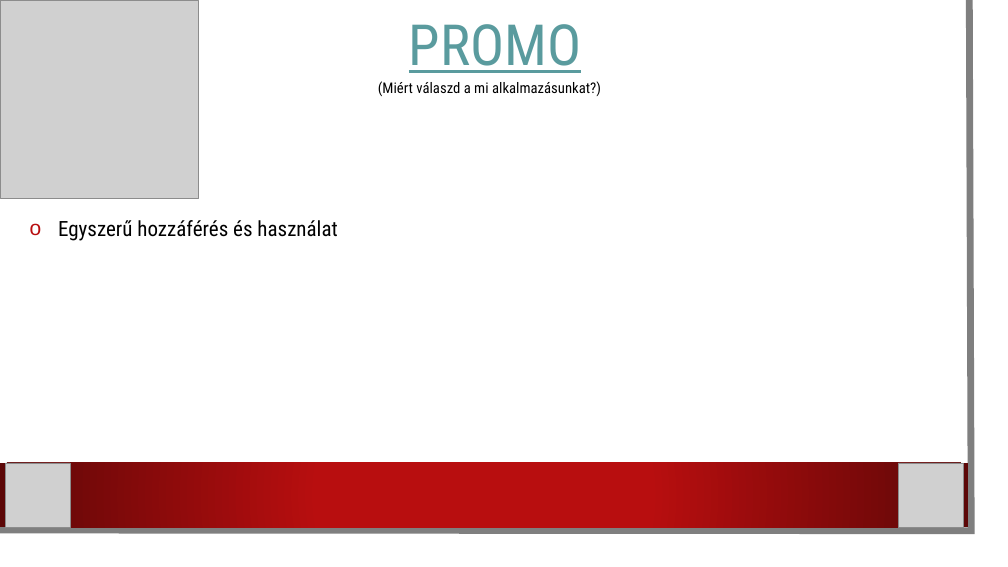
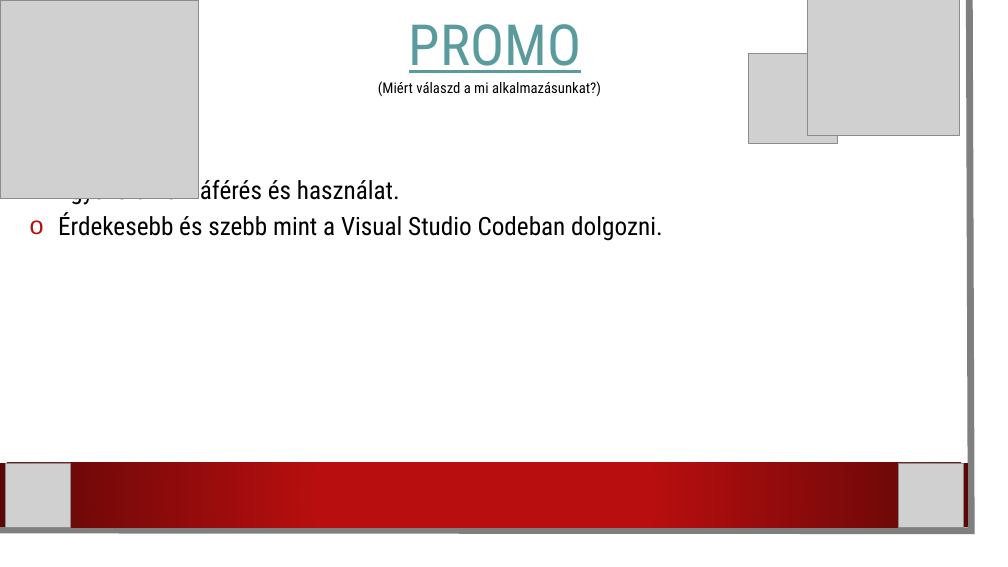
Before and after one commit to karpatililiana/Csapatmunka2.0, a slide deck: slide 6 of Programbemutató.pptx. Drawn at 1008x567 pixels with LibreOffice and Linux fonts; fonts in the diff are those of the drawing; grey boxes stand for pictures; background and template pictures are left out. Boxes give left, top, right and bottom in pixels: in the first picture for what was removed or moved away, otherwise in the second. Text is boxed around its words. In the diff, an @@ line names an element or a change of style, - is before the commit and + after.

```diff
--- a/Programbemutató.pptx
+++ b/Programbemutató.pptx
@@ picture added at [808, 0, 960, 135] @@
@@ picture added at [749, 54, 838, 143] @@
@@ text at [58, 176, 662, 241]: text changed; size 20 to 24 pt @@
-o Egyszerű hozzáférés és használat
+o Egyszerű hozzáférés és használat.
+o Érdekesebb és szebb mint a Visual Studio Codeban dolgozni.
```
Also in this commit, not shown: 2 other slides changed.
